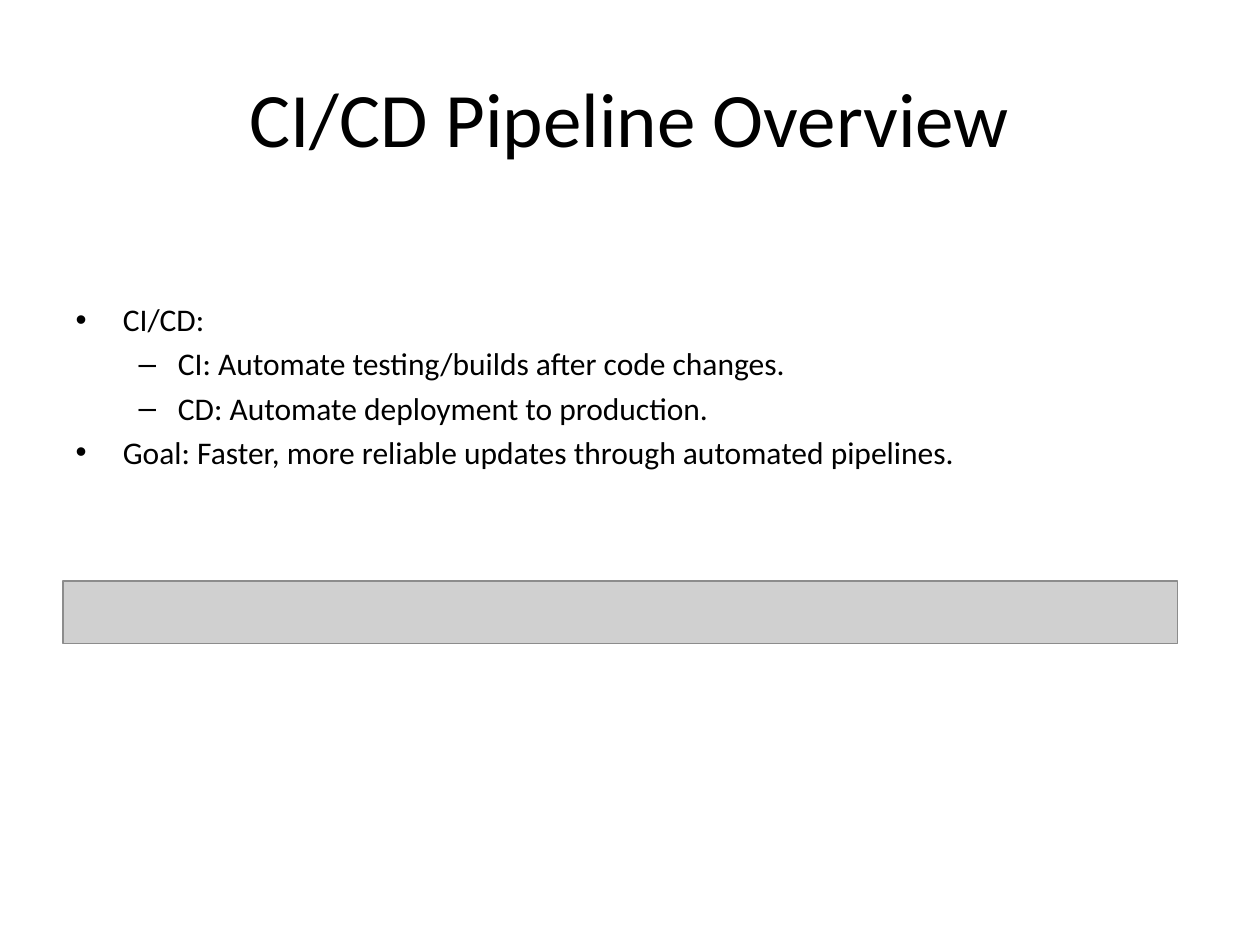
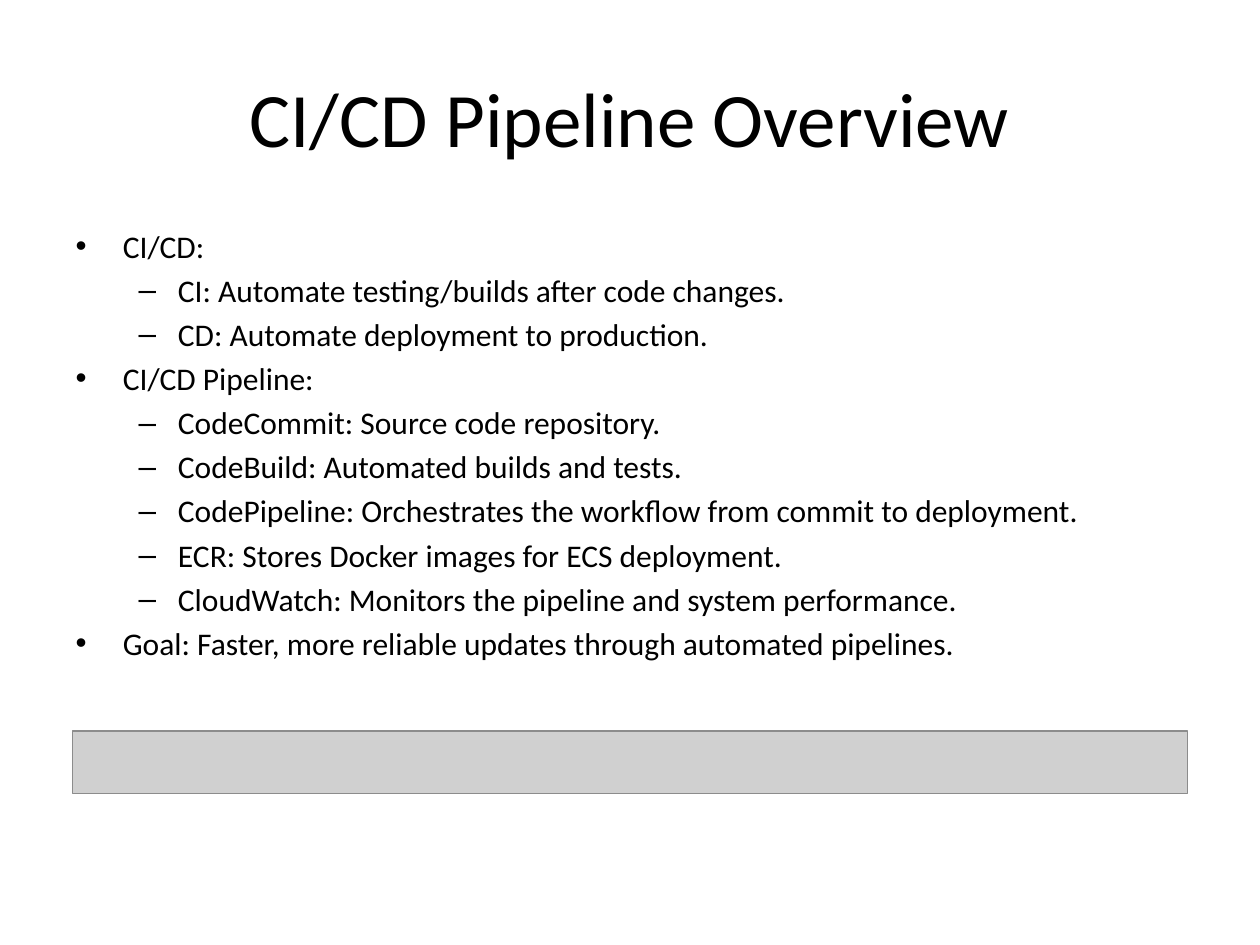
Before and after one commit to sanafe/master-2-thesis, a slide deck: slide 17 of ppt/presentation-m2-sana-alinia-29-08-2024.pptx. Drawn at 1260x945 pixels with LibreOffice and Linux fonts; fonts in the diff are those of the drawing; grey boxes stand for pictures. Boxes give left, top, right and bottom in pixels: in the first picture for what was removed or moved away, otherwise in the second. Text is boxed around its words. In the diff, an @@ line names an element or a change of style, - is before the commit and + after.

```diff
--- a/ppt/presentation-m2-sana-alinia-29-08-2024.pptx
+++ b/ppt/presentation-m2-sana-alinia-29-08-2024.pptx
@@ text at [123,368,1077,616]: paragraphs added @@
+• CI/CD Pipeline:
+  – CodeCommit: Source code repository.
+  – CodeBuild: Automated builds and tests.
+  – CodePipeline: Orchestrates the workflow from commit to deployment.
+  – ECR: Stores Docker images for ECS deployment.
+  – CloudWatch: Monitors the pipeline and system performance.
@@ picture: place and size @@
-picture at [63,581,1178,644]
+picture at [73,731,1188,794]
```
Also in this commit, not shown: 7 other slides changed, 1 other file.
